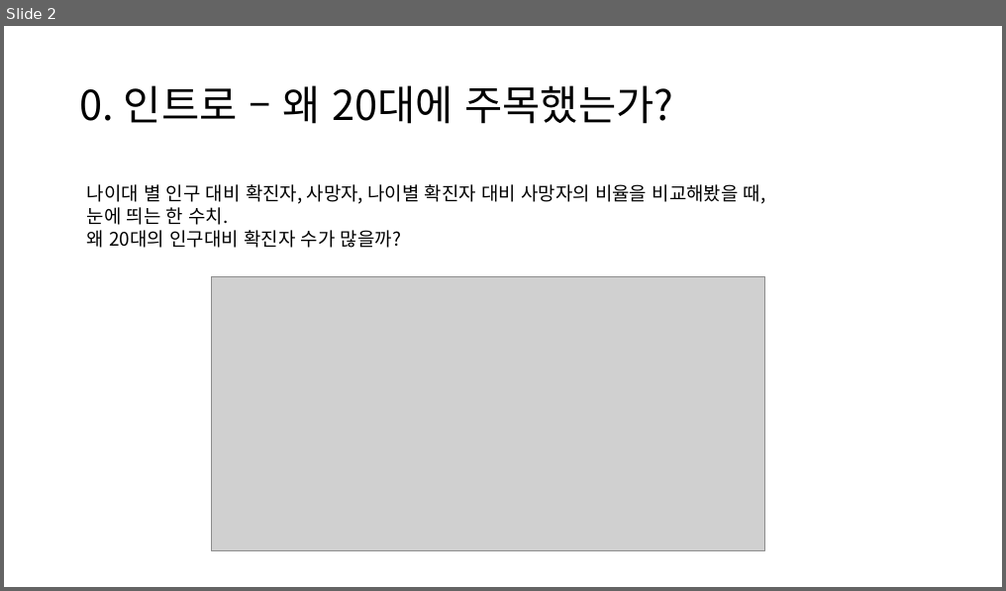
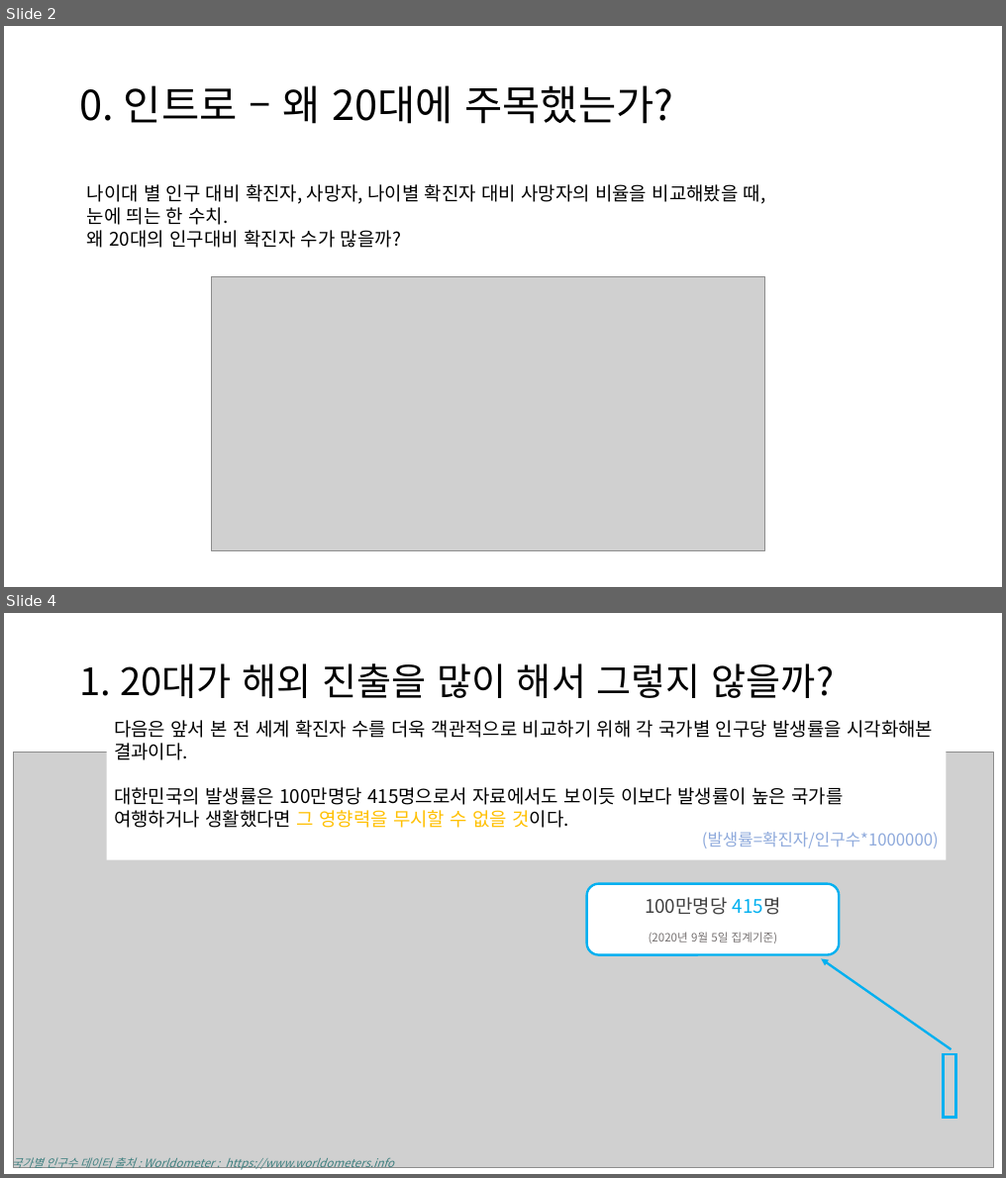
Before and after one commit to JooEHyeon/CORONA19_data_analysis, a slide deck: 최종합본.pptx. Shown one above the other, each under a label of ours: slide 2 before the commit, slides 2 and 4 after it; the slides between them are not shown. The pictures are 1006x591 and 1006x1178 pixels, drawn with LibreOffice and Linux fonts; fonts in the diff are those of the drawing; grey boxes stand for pictures. Boxes give left, top, right and bottom in pixels: in the first picture for what was removed or moved away, otherwise in the second. Text is boxed around its words. In the diff, an @@ line names an element or a change of style, - is before the commit and + after.

```diff
--- a/최종합본.pptx
+++ b/최종합본.pptx
@@ slide 4 added at [4,613,1002,1174], background #FFFFFF @@
@@ text added at [80,663,835,698], 36.3 pt, text #000000 @@
+1. 20대가 해외 진출을 많이 해서 그렇지 않을까?
@@ rectangle added at [107,714,945,861], fill #FFFFFF, 18 pt, text #000000 @@
+다음은 앞서 본 전 세계 확진자 수를 더욱 객관적으로 비교하기 위해 각 국가별 인구당 발생률을 시각화해본 결과이다.
+대한민국의 발생률은 100만명당 415명으로서 자료에서도 보이듯 이보다 발생률이 높은 국가를
+여행하거나 생활했다면 그 영향력을 무시할 수 없을 것이다.
+(발생률=확진자/인구수*1000000)
@@ picture added at [13,753,993,1167] @@
@@ rounded rectangle added at [587,884,840,956], fill #FFFFFF, outline #00B0F0 2.25 pt, 11 pt, text #FFFFFF @@
+100만명당 415명
+(2020년 9월 5일 집계기준)
+(2020년 9월 5일 집계기준)
@@ arrow added from (951, 1051) to (822, 959), #00B0F0 2.25 pt @@
@@ frame added at [943,1054,957,1118], fill #00B0F0, outline #00B0F0 1 pt @@
@@ text added at [12,1155,394,1171], 11 pt, text #408080, italic @@
+국가별 인구수 데이터 출처 : Worldometer : https://www.worldometers.info
```
Also in this commit, not shown: 9 slides changed, 4 other slides added.
